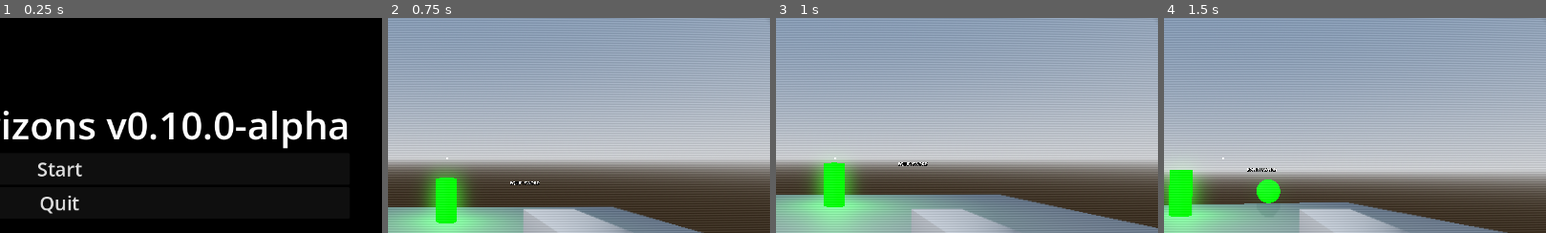
Above: before the commit, frames 1-4 (left to right).
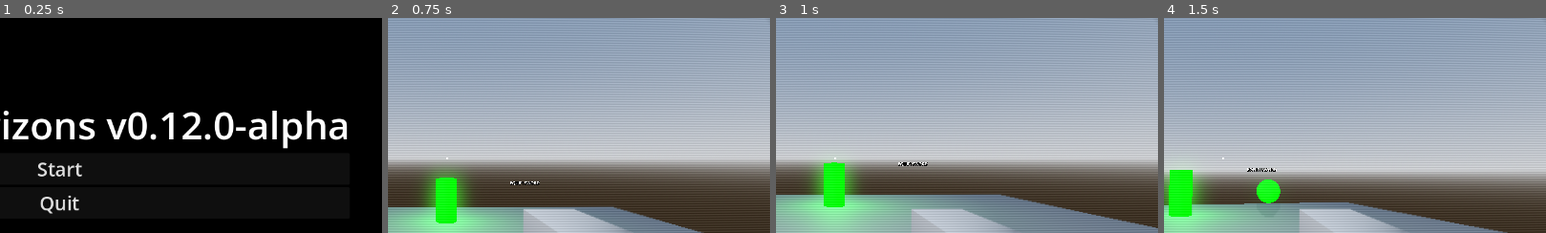
Above: after the commit, the same moments.

Repository: EnderiousGaming/R0-0TRoguelike
Game: Godot game, scene res://scenes/main_menu.tscn
Same seed, same stepped clock (60 frames per second), same inputs: the game is played once before the commit and once after it.
Inputs (mouse positions are % of the whole screen's width and height, from its top left):
- Up to frame 1 (0.25 s): no input
- Up to frame 2 (0.75 s): click "Start" at 0.5 s
- Up to frame 3 (1 s): no input
- Up to frame 4 (1.5 s): move the mouse to (55, 50) at 1.27 s; hold W (move_forward) from 1.28 s (still down); right-click (55, 50) at 1.35 s; click (55, 50) at 1.42 s
The pictures show only the part of the screen within x 42-92%, y 17-67%; the shares and areas given below are measured in that part.

The runs differ from the first frame. In frame 1, 0.3% of the frame differs, in the area x 47-53%, y 43-57%; in frame 2, nothing differs; in frame 3, nothing differs; in frame 4, nothing differs.

Commit message:
Added save functionality, added enemies defeated stat tracking, moved reload bar to above ammo

Diff:
--- a/project.godot
+++ b/project.godot
@@ -20,6 +20,7 @@
 [autoload]
 
 RunManager="*uid://ioa61y40s8q1"
+SaveManager="*uid://c46fht7dq5iva"
 
 [display]
 
--- a/scenes/main_menu.tscn
+++ b/scenes/main_menu.tscn
@@ -69,7 +69,7 @@
 [node name="Label" type="Label" parent="VBoxContainer" unique_id=1014888646]
 layout_mode = 2
 theme_override_font_sizes/font_size = 64
-text = "Glitched Horizons v0.10.0-alpha"
+text = "Glitched Horizons v0.12.0-alpha"
 
 [node name="StartButton" type="Button" parent="VBoxContainer" unique_id=1886776590]
 layout_mode = 2
--- a/scenes/player.tscn
+++ b/scenes/player.tscn
@@ -240,17 +240,17 @@
 text = "AMMO: 15/15"
 
 [node name="ReloadBar" type="ProgressBar" parent="HUD" unique_id=1988487152]
-anchors_preset = 8
-anchor_left = 0.5
-anchor_top = 0.5
-anchor_right = 0.5
-anchor_bottom = 0.5
-offset_left = -100.0
-offset_top = 34.5
-offset_right = 100.0
-offset_bottom = 49.5
-grow_horizontal = 2
-grow_vertical = 2
+anchors_preset = 3
+anchor_left = 1.0
+anchor_top = 1.0
+anchor_right = 1.0
+anchor_bottom = 1.0
+offset_left = -230.0
+offset_top = -95.0
+offset_right = -29.999756
+offset_bottom = -80.0
+grow_horizontal = 0
+grow_vertical = 0
 show_percentage = false
 
 [node name="ReloadText" type="Label" parent="HUD/ReloadBar" unique_id=1002794112]
--- a/scripts/artillery_enemy.gd
+++ b/scripts/artillery_enemy.gd
@@ -86,6 +86,10 @@
 	# 1. Spawn the physical drop
 	var drop_instance = SCORE_DROP.instantiate()
 
+	# 2. UPDATE THE LIFETIME STATS
+	SaveManager.save_data["stats"]["total_daemons_purged"] += 1
+	SaveManager.save_game() # Instantly write the new total to the hard drive
+
 	# Pass any specific value you want (e.g., Bosses drop more)
 	drop_instance.point_value = 300
 
--- a/scripts/enemy.gd
+++ b/scripts/enemy.gd
@@ -112,6 +112,10 @@
 	# 1. Spawn the physical drop
 	var drop_instance = SCORE_DROP.instantiate()
 
+	# 2. UPDATE THE LIFETIME STATS
+	SaveManager.save_data["stats"]["total_daemons_purged"] += 1
+	SaveManager.save_game() # Instantly write the new total to the hard drive
+
 	# Pass any specific value you want (e.g., Bosses drop more)
 	drop_instance.point_value = 100
 
--- /dev/null
+++ b/scripts/save_manager.gd
@@ -0,0 +1,66 @@
+extends Node
+
+const SAVE_PATH = "user://save_data.json"
+
+# The master dictionary that holds everything we want to save
+var save_data = {
+	"stats": {
+		"total_daemons_purged": 0,
+		"r0_0t_deaths": 0,
+		"highest_stage_reached": 0
+	},
+	"options": {
+		"master_volume": 1.0,
+		"sfx_volume": 1.0,
+		"music_volume": 1.0,
+		"mouse_sensitivity": 0.002
+	},
+	"unlocks": {
+		"highest_shop_tier": 1
+	}
+}
+
+func _ready():
+	# Automatically load the player's data the moment the game boots up
+	load_game()
+
+func save_game():
+	var file = FileAccess.open(SAVE_PATH, FileAccess.WRITE)
+	if file:
+		# "\t" makes the JSON pretty-printed and readable in a text editor!
+		var json_string = JSON.stringify(save_data, "\t")
+		file.store_string(json_string)
+		file.close()
+		print("SYSTEM: Memory core synced. Save data written to disk.")
+	else:
+		print("CRITICAL ERROR: Failed to open save file for writing.")
+
+func load_game():
+	if not FileAccess.file_exists(SAVE_PATH):
+		print("SYSTEM: No save file found. Initializing new memory core.")
+		return # Keep the default values
+
+	var file = FileAccess.open(SAVE_PATH, FileAccess.READ)
+	if file:
+		var json_string = file.get_as_text()
+		file.close()
+
+		var parsed_data = JSON.parse_string(json_string)
+		if parsed_data is Dictionary:
+			# Merge loaded data with default data so updates don't break old saves
+			_merge_data(save_data, parsed_data)
+			print("SYSTEM: Memory core restored. Save data loaded.")
+		else:
+			print("CRITICAL ERROR: Save file corrupted or invalid format.")
+	else:
+		print("CRITICAL ERROR: Failed to open save file for reading.")
+
+# Helper function to safely merge dictionaries.
+# If you add new variables in v0.13.0, this ensures old save files don't crash the game!
+func _merge_data(default_dict: Dictionary, loaded_dict: Dictionary):
+	for key in loaded_dict.keys():
+		if default_dict.has(key):
+			if typeof(default_dict[key]) == TYPE_DICTIONARY and typeof(loaded_dict[key]) == TYPE_DICTIONARY:
+				_merge_data(default_dict[key], loaded_dict[key])
+			else:
+				default_dict[key] = loaded_dict[key]
Not shown, changed: export_presets.cfg
Not shown, added: scripts/save_manager.gd.uid
